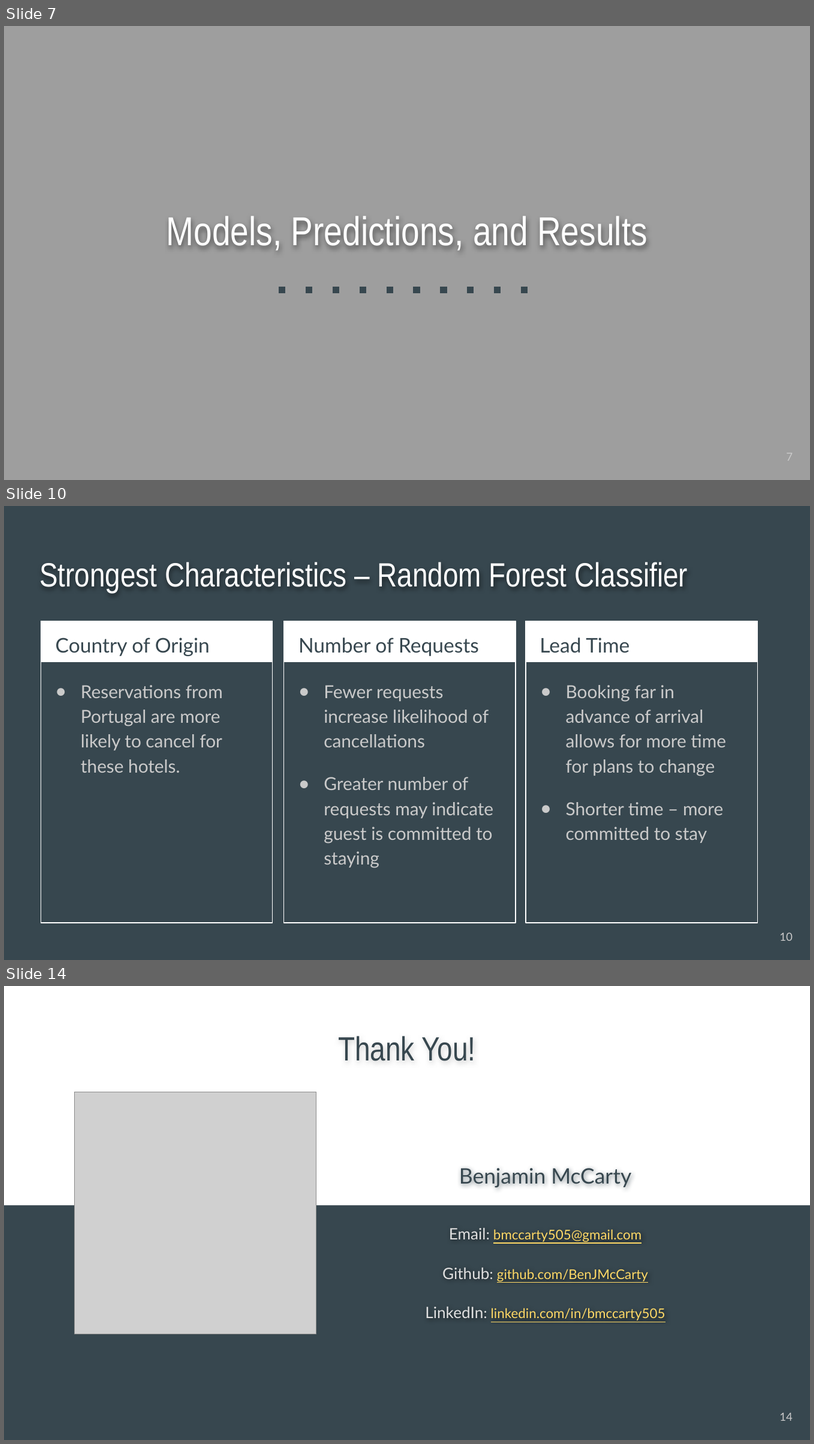
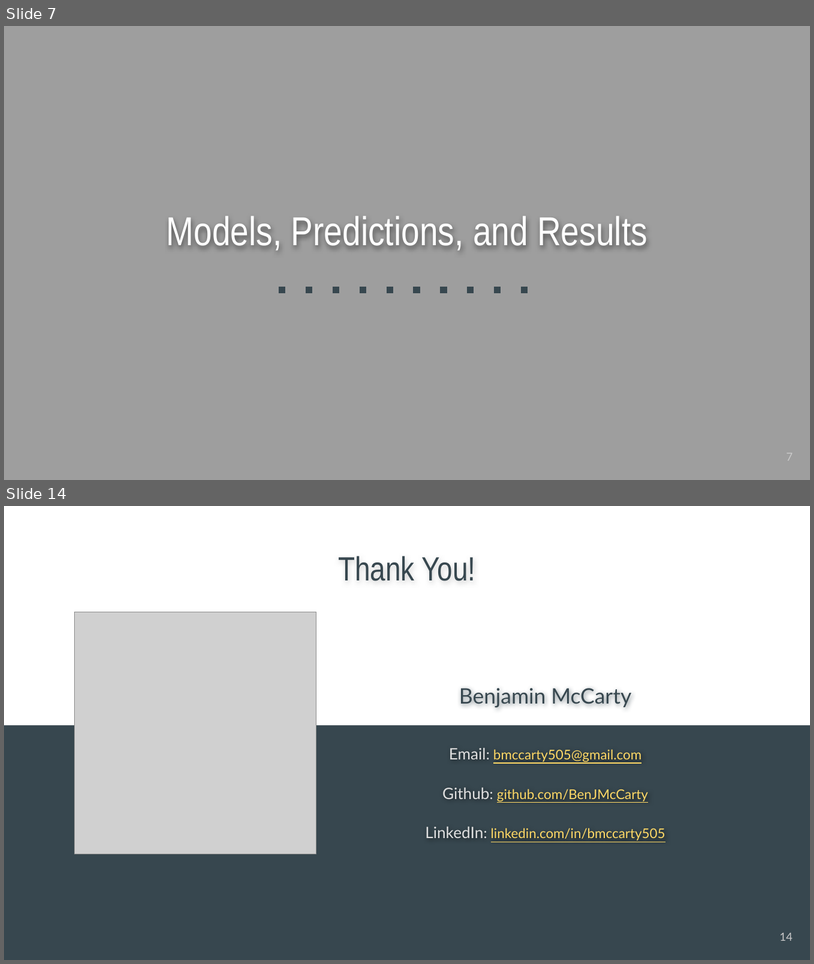
Before and after one commit to BenJMcCarty/Hotel_Cancel_Culture, a slide deck: Hotel_Cancel_Culture_Presentation.pptx. Shown one above the other, each under a label of ours: slides 7, 10 and 14 before the commit, slides 7 and 14 after it; the slides between them are not shown. The pictures are 814x1444 and 814x964 pixels, drawn with LibreOffice and Linux fonts; fonts in the diff are those of the drawing; grey boxes stand for pictures. Boxes give left, top, right and bottom in pixels: in the first picture for what was removed or moved away, otherwise in the second. Text is boxed around its words. In the diff, an @@ line names an element or a change of style, - is before the commit and + after.

```diff
--- a/Hotel_Cancel_Culture_Presentation.pptx
+++ b/Hotel_Cancel_Culture_Presentation.pptx
@@ slide 10 removed at [4, 506, 810, 960], background #37474F @@
@@ title removed at [39, 562, 688, 592] @@
-Strongest Characteristics – Random Forest Classifier
@@ rectangle removed at [41, 621, 273, 663] @@
@@ rectangle removed at [41, 621, 273, 923] @@
@@ rectangle removed at [284, 621, 516, 663] @@
@@ rectangle removed at [284, 621, 516, 923] @@
@@ rectangle removed at [526, 621, 758, 923] @@
@@ rectangle removed at [527, 621, 759, 663] @@
@@ text removed at [56, 637, 210, 656] @@
-Country of Origin
@@ text removed at [299, 637, 479, 656] @@
-Number of Requests
@@ text removed at [540, 637, 630, 653] @@
-Lead Time
@@ text removed at [81, 685, 223, 772] @@
-● Reservations from Portugal are more likely to cancel for these hotels.
@@ text removed at [324, 685, 494, 868] @@
-● Fewer requests increase likelihood of cancellations
-● Greater number of requests may indicate guest is committed to staying
@@ text removed at [566, 685, 726, 843] @@
-● Booking far in advance of arrival allows for more time for plans to change
-● Shorter time – more committed to stay
@@ page number removed at [780, 932, 793, 940] @@
-10
```
Also in this commit, not shown: 7 slides changed, 1 slide added, 2 other files.
